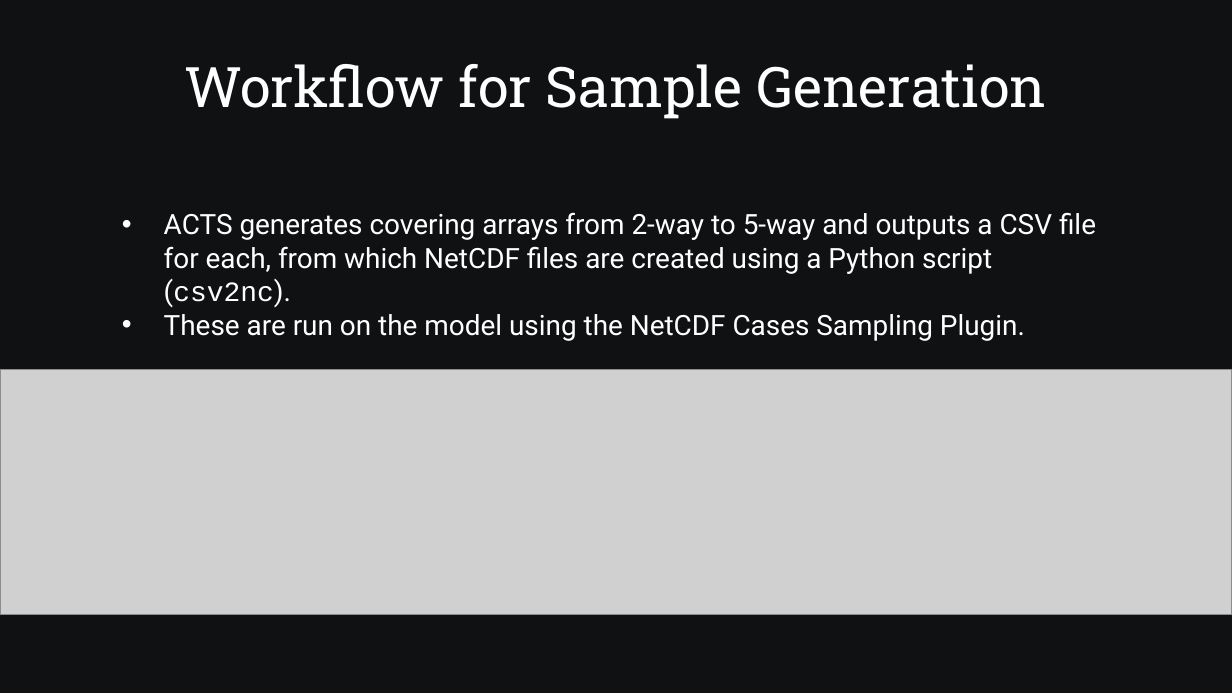
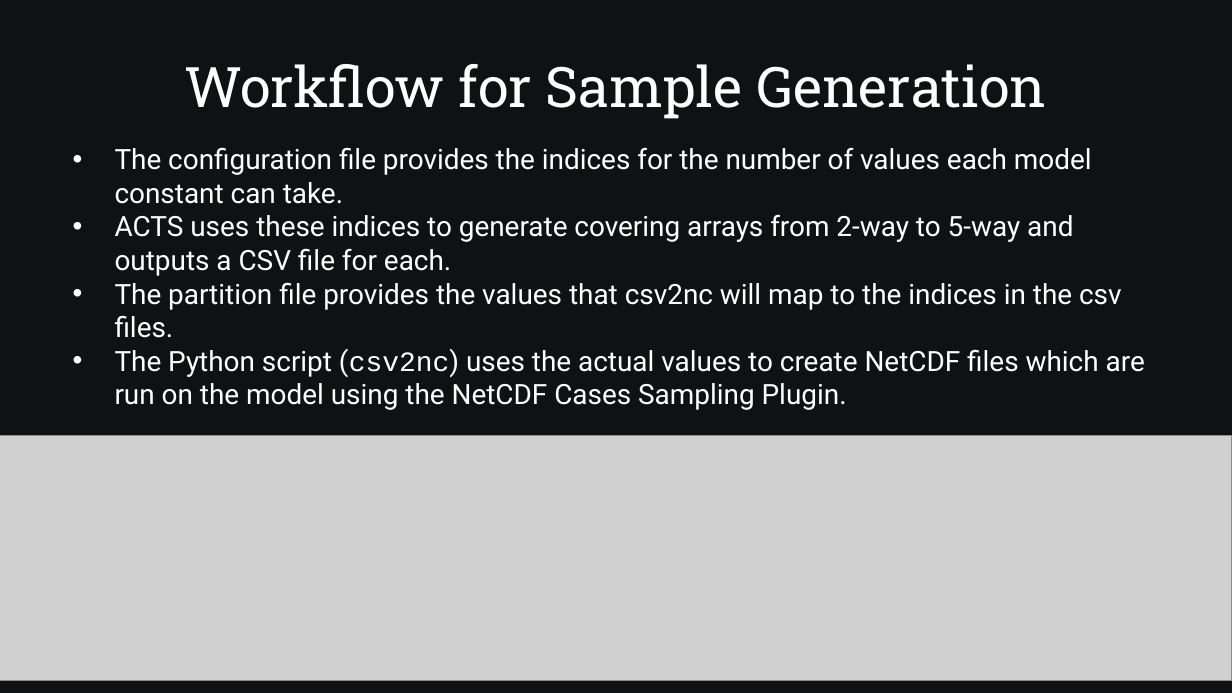
Before and after one commit to SamAllen06/lake_temp_work, a slide deck: slide 33 of documentation/for_collaborators/AnalysisOverview.pptx (slide 32 before the commit). Drawn at 1232x693 pixels with LibreOffice and Linux fonts; fonts in the diff are those of the drawing; grey boxes stand for pictures. Boxes give left, top, right and bottom in pixels: in the first picture for what was removed or moved away, otherwise in the second. Text is boxed around its words. In the diff, an @@ line names an element or a change of style, - is before the commit and + after.

```diff
--- a/documentation/for_collaborators/AnalysisOverview.pptx
+++ b/documentation/for_collaborators/AnalysisOverview.pptx
@@ text at box(115, 147, 1145, 410): text changed @@
-• ACTS generates covering arrays from 2-way to 5-way and outputs a CSV file for each, from which NetCDF files are created using a Python script (csv2nc).
-• These are run on the model using the NetCDF Cases Sampling Plugin.
+• The configuration file provides the indices for the number of values each model constant can take.
+• ACTS uses these indices to generate covering arrays from 2-way to 5-way and outputs a CSV file for each.
+• The partition file provides the values that csv2nc will map to the indices in the csv files.
+• The Python script (csv2nc) uses the actual values to create NetCDF files which are run on the model using the NetCDF Cases Sampling Plugin.
@@ picture: place and size @@
-picture at box(0, 370, 1232, 615)
+picture at box(0, 436, 1232, 681)
```
Also in this commit, not shown: 7 other slides changed, 1 slide added.
